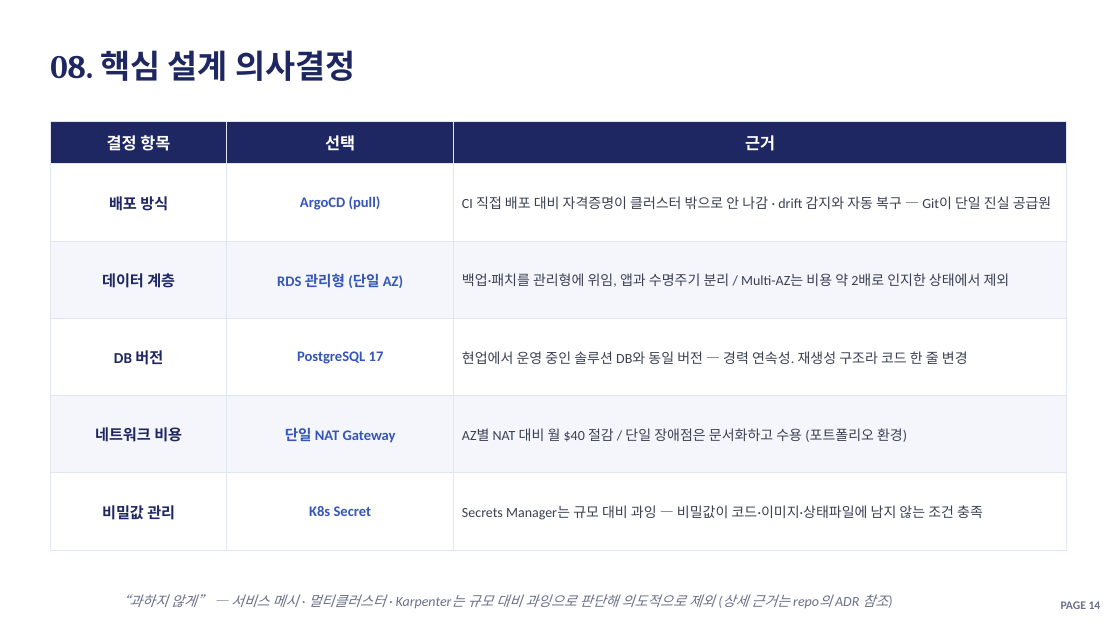
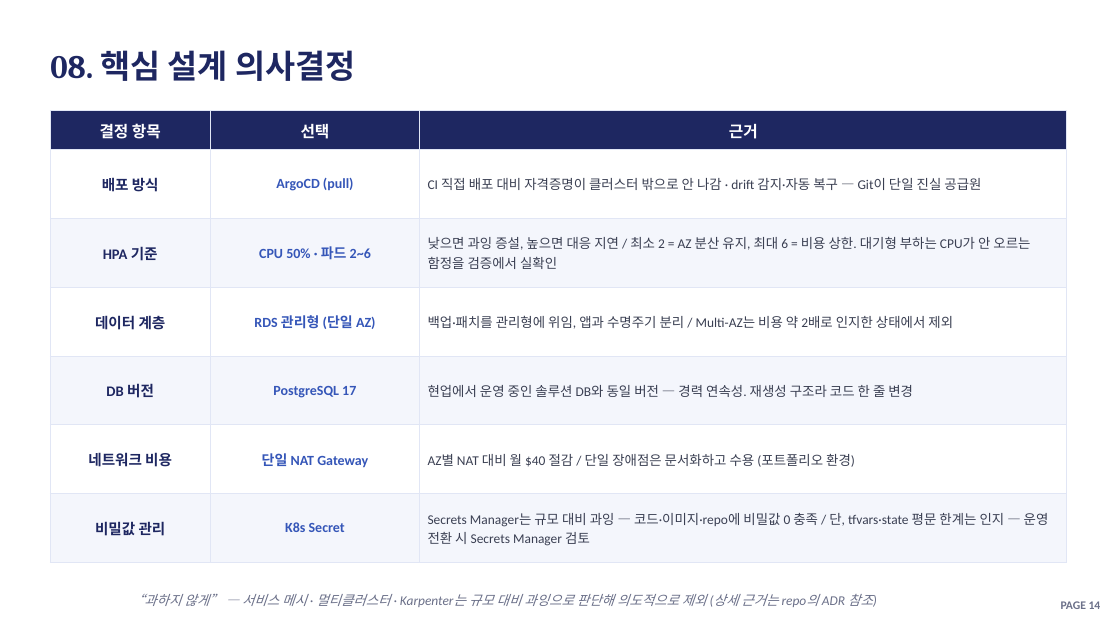
Before and after one commit to soc05272/eks-gitops-portfolio, a slide deck: slide 16 of docs/presentation.pptx. Drawn at 1120x630 pixels with LibreOffice and Linux fonts; fonts in the diff are those of the drawing. Boxes give left, top, right and bottom in pixels: in the first picture for what was removed or moved away, otherwise in the second. Text is boxed around its words. In the diff, an @@ line names an element or a change of style, - is before the commit and + after.

```diff
--- a/docs/presentation.pptx
+++ b/docs/presentation.pptx
@@ table at [50,111,1067,550] @@
-row 2: 배포 방식 | ArgoCD (pull) | CI 직접 배포 대비 자격증명이 클러스터 밖으로 안 나감 · drift 감지와 자동 복구 — Git이 단일 진실 공급원
+row 2: 배포 방식 | ArgoCD (pull) | CI 직접 배포 대비 자격증명이 클러스터 밖으로 안 나감 · drift 감지·자동 복구 — Git이 단일 진실 공급원
+row 3: HPA 기준 | CPU 50% · 파드 2~6 | 낮으면 과잉 증설, 높으면 대응 지연 / 최소 2 = AZ 분산 유지, 최대 6 = 비용 상한. 대기형 부하는 CPU가 안 오르는 함정을 검증에서 실확인
-row 7, column 3: Secrets Manager는 규모 대비 과잉 — 비밀값이 코드·이미지·상태파일에 남지 않는 조건 충족
+row 7, column 3: Secrets Manager는 규모 대비 과잉 — 코드·이미지·repo에 비밀값 0 충족 / 단, tfvars·state 평문 한계는 인지 — 운영 전환 시 Secrets Manager 검토
@@ table: place and size @@
-table at [50,122,1067,524]
+table at [50,111,1067,550]
@@ text "“과하지 않게” — 서비스 메시 ..." at [131,594,873,606]: size 12 to 11.5 pt @@
```
Also in this commit, not shown: 3 other slides changed, 1 slide added.
